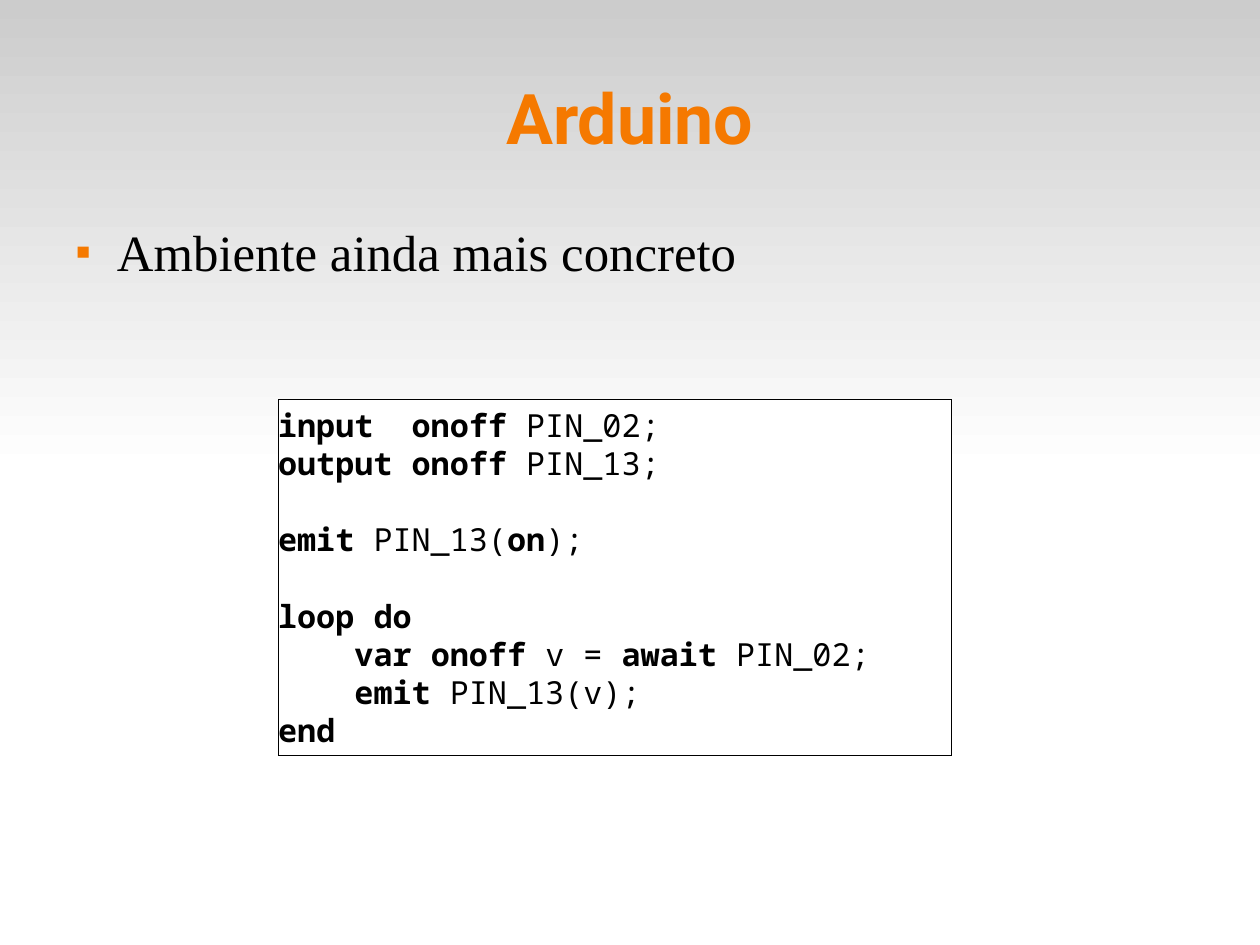
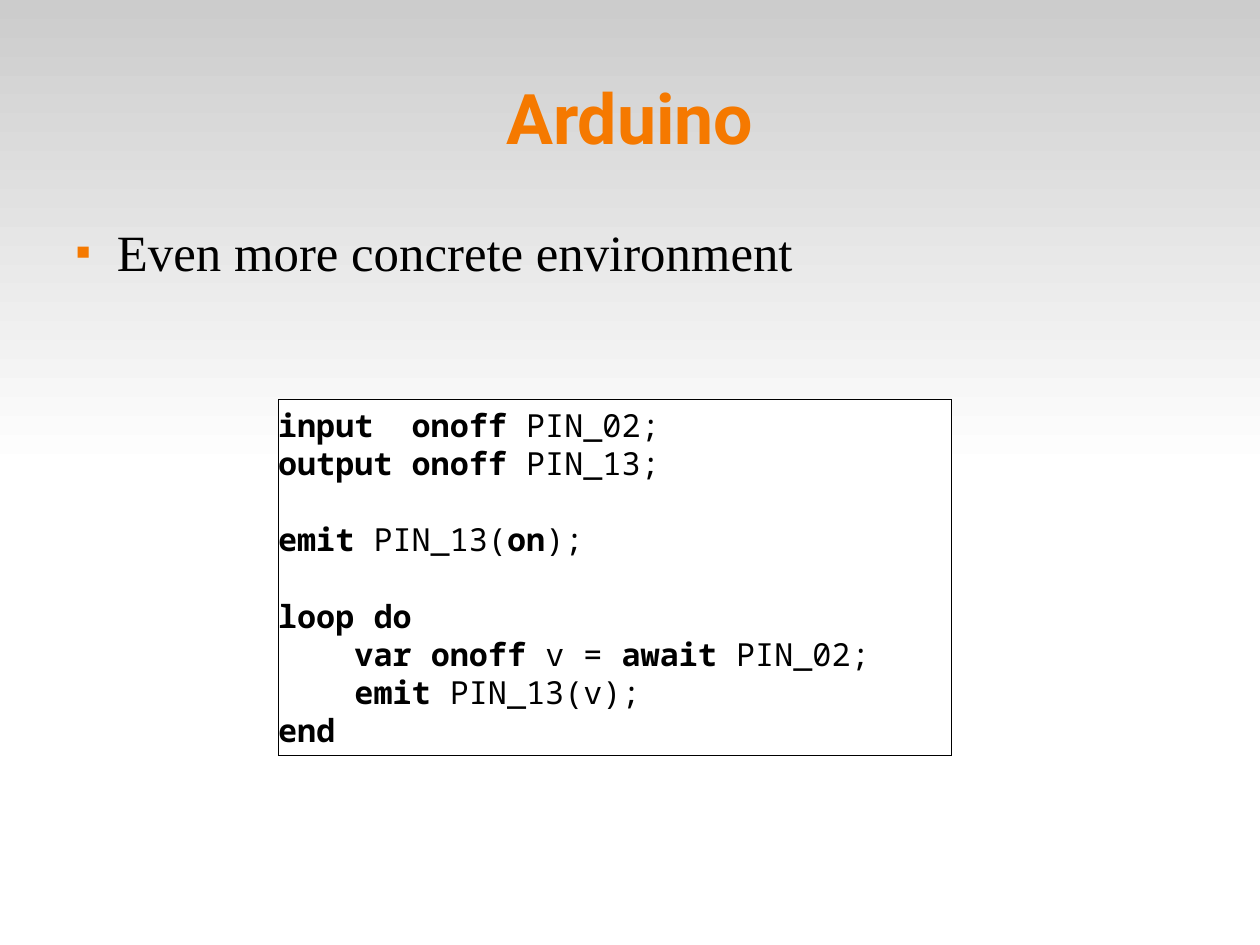
Before and after one commit to fsantanna-no/ceu-docs, a slide deck: slide 19 of pico-ceu.odp. Drawn at 1260x945 pixels with LibreOffice and Linux fonts; fonts in the diff are those of the drawing. Boxes give left, top, right and bottom in pixels: in the first picture for what was removed or moved away, otherwise in the second. Text is boxed around its words. In the diff, an @@ line names an element or a change of style, - is before the commit and + after.

```diff
--- a/pico-ceu.odp
+++ b/pico-ceu.odp
@@ text at (117, 237, 793, 272): text changed @@
-■ Ambiente ainda mais concreto
+■ Even more concrete environment
```
Also in this commit, not shown: 1 other slide changed.
